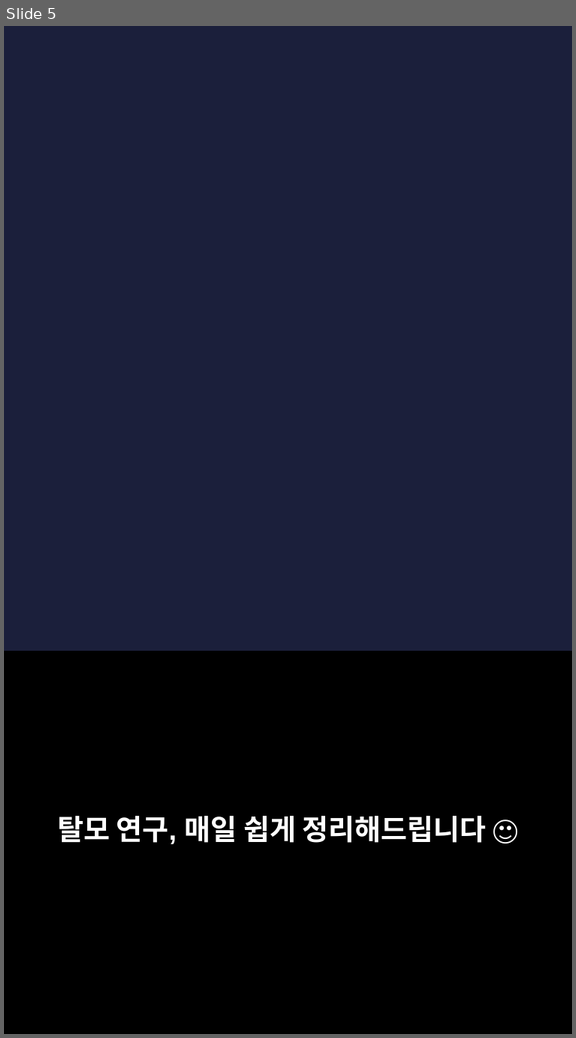
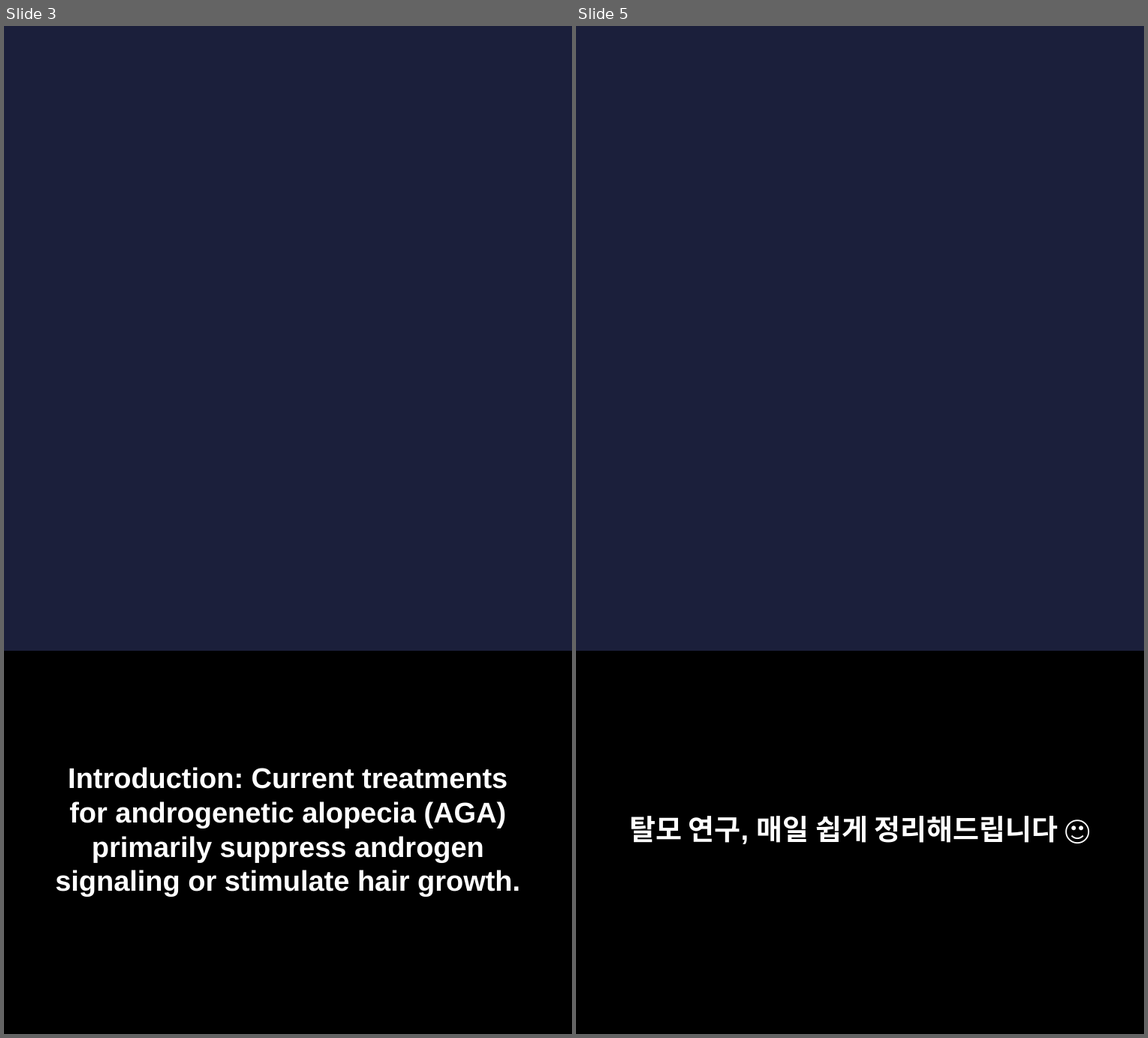
Before and after one commit to hyokang2010-BJ-ANTH/product-builder-test, a slide deck: pwa/data/latest/slides.pptx. Shown side by side, each under a label of ours: slide 5 before the commit, slides 3 and 5 after it; the slides between them are not shown. The pictures are 576x1038 and 1148x1038 pixels, drawn with LibreOffice and Linux fonts; fonts in the diff are those of the drawing; background and template pictures are left out. Boxes give left, top, right and bottom in pixels: in the first picture for what was removed or moved away, otherwise in the second. Text is boxed around its words. In the diff, an @@ line names an element or a change of style, - is before the commit and + after.

```diff
--- a/pwa/data/latest/slides.pptx
+++ b/pwa/data/latest/slides.pptx
@@ slide 3 added at box(4, 26, 572, 1034), background picture (left out) @@
@@ rectangle added at box(4, 652, 572, 1034), fill #000000 @@
@@ text added at box(55, 767, 520, 896), 22 pt, text #FFFFFF, bold @@
+Introduction: Current treatments for androgenetic alopecia (AGA) primarily suppress androgen signaling or stimulate hair growth.
```
Also in this commit, not shown: 2 slides changed, 4 other slides added, 4 slides removed, 26 other files.
